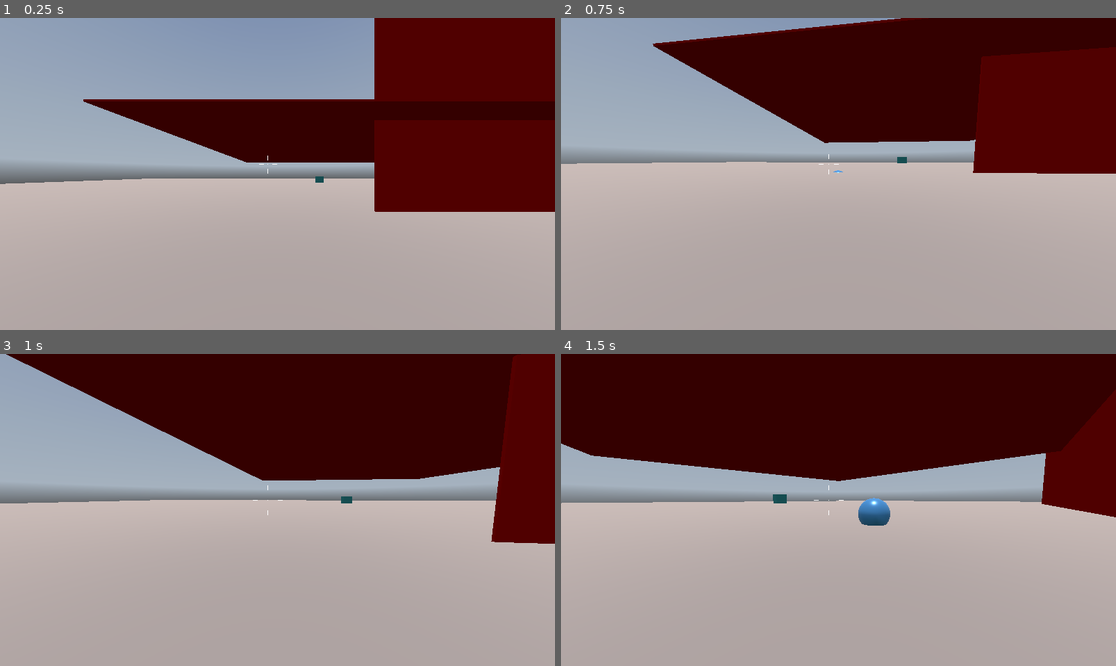
Above: before the commit, frames 1-4 (two rows, left to right).
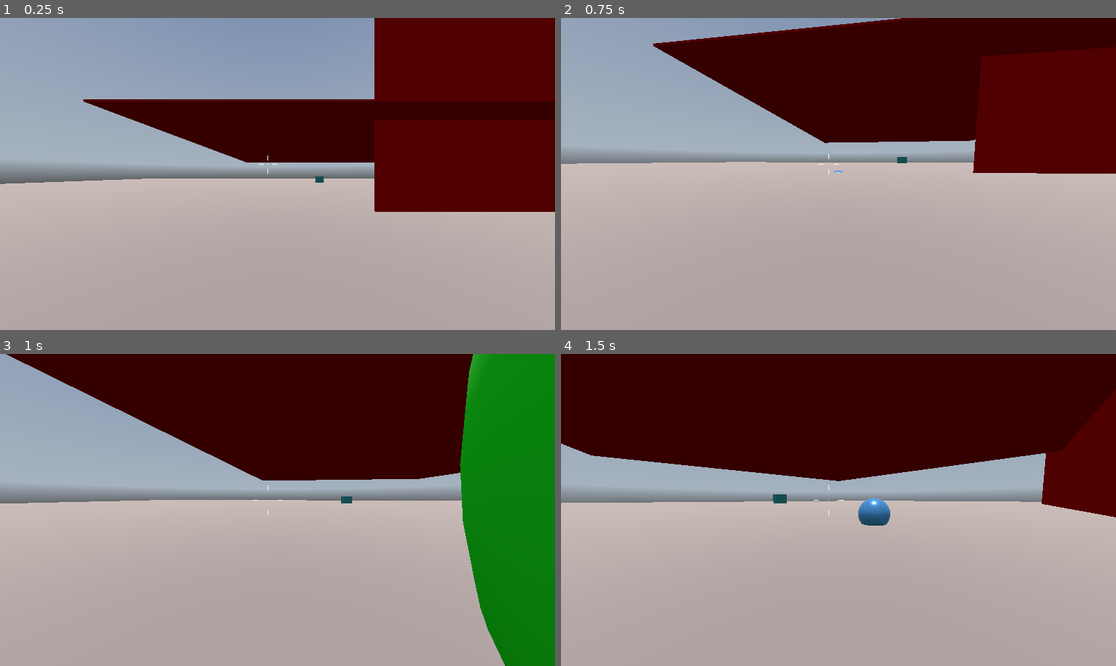
Above: after the commit, the same moments.

Repository: GajaGuerrini/FishFestGame
Game: Godot game, scene res://testingenv.tscn
Same seed, same stepped clock (60 frames per second), same inputs: the game is played once before the commit and once after it. The project has no main scene, so this scene is started directly. A sky picture missing from this copy of the repository is replaced by a grey-blue gradient.
Inputs (mouse positions are in pixels of both pictures, inside the frame that each line leads up to):
- Up to frame 1 (0.25 s): no input
- Up to frame 2 (0.75 s): move the mouse to (832, 180) at 0.52 s; press the mouse at (832, 180) at 0.53 s; hold W (move_forward) from 0.53 s (still down)
- Up to frame 3 (1 s): keep holding W (move_forward); tap Space (jump) at 0.77 s
- Up to frame 4 (1.5 s): keep holding W (move_forward); move the mouse to (877, 513) at 1.27 s; release the mouse at (877, 513) at 1.28 s; click (877, 513) at 1.35 s

Frames 1-2 are identical in both runs. In frame 3, 15% of the frame differs, in the area x 82-100%, y 0-100%; in frame 4, nothing differs.

Commit message:
is making pew pew

Diff:
--- a/controllers/fps_controller.tscn
+++ b/controllers/fps_controller.tscn
@@ -1,8 +1,9 @@
-[gd_scene load_steps=17 format=3 uid="uid://cydxejijcnvuu"]
+[gd_scene load_steps=18 format=3 uid="uid://cydxejijcnvuu"]
 
 [ext_resource type="Script" path="res://controllers/scripts/fps_controller.gd" id="1_25682"]
 [ext_resource type="Script" path="res://controllers/scripts/reticle.gd" id="2_2oukd"]
 [ext_resource type="Script" path="res://controllers/BulletSpawner.gd" id="2_67jw2"]
+[ext_resource type="AudioStream" uid="uid://poljxgrd5etp" path="res://Assets/Audio/Fish_Shooter_SFX_Water_pistol.wav" id="3_ugpig"]
 [ext_resource type="Script" path="res://controllers/scripts/scripts/DebugPanel.gd" id="4_70iqa"]
 [ext_resource type="Script" path="res://controllers/scripts/scripts/State_Machine.gd" id="5_8i03q"]
 [ext_resource type="Script" path="res://controllers/scripts/IdlePlayerState.gd" id="6_0l51m"]
@@ -175,7 +176,7 @@
 "Walking": SubResource("Animation_ol55s")
 }
 
-[node name="FPS_Controller" type="CharacterBody3D" node_paths=PackedStringArray("CAMERA_CONTROLLER", "ANIMATIONPLAYER")]
+[node name="FPS_Controller" type="CharacterBody3D" node_paths=PackedStringArray("CAMERA_CONTROLLER", "ANIMATIONPLAYER") groups=["player"]]
 script = ExtResource("1_25682")
 CAMERA_CONTROLLER = NodePath("CameraController/MainCamera")
 ANIMATIONPLAYER = NodePath("CameraController/cameraAnimation")
@@ -207,6 +208,8 @@
 [node name="AudioStreamPlayer3D" type="AudioStreamPlayer3D" parent="CameraController/MainCamera/BulletSpawner"]
 unique_name_in_owner = true
 transform = Transform3D(1, 0, 0, 0, 1, 0, 0, 0, 1, 0, 0, 0.95646)
+stream = ExtResource("3_ugpig")
+max_polyphony = 30
 
 [node name="UserInterface" type="Control" parent="."]
 layout_mode = 3
--- a/controllers/scripts/fps_controller.gd
+++ b/controllers/scripts/fps_controller.gd
@@ -34,7 +34,7 @@
 func _input(event):
 	if event.is_action_pressed("fire"):
 		spawn_bullet()
-		#$CameraController/MainCamera/BulletSpawner/AudioStreamPlayer3D.play()
+		$CameraController/MainCamera/BulletSpawner/AudioStreamPlayer3D.play()
 	if event.is_action_pressed("exit"):
 		get_tree().quit()
 
--- a/enemy.gd
+++ b/enemy.gd
@@ -16,3 +16,13 @@
 		body.queue_free()
 		queue_free()
 		print("Hit!")
+
+
+func _on_detection_area_body_entered(body):
+	if body.is_in_group("player"):
+		print("Player has been detected", body.name)
+
+
+func _on_detection_area_body_exited(body):
+	print("Player has been lost")
+	pass # Replace with function body.
--- a/enemy.tscn
+++ b/enemy.tscn
@@ -9,10 +9,18 @@
 
 [sub_resource type="CapsuleShape3D" id="CapsuleShape3D_b8kb5"]
 
+[sub_resource type="SphereShape3D" id="SphereShape3D_t7o5f"]
+
+[sub_resource type="SphereMesh" id="SphereMesh_eqbny"]
+
+[sub_resource type="StandardMaterial3D" id="StandardMaterial3D_shxxc"]
+transparency = 1
+albedo_color = Color(0, 1, 0, 1)
+
 [node name="enemy" type="Node3D"]
 script = ExtResource("1_lyidp")
 
-[node name="MeshInstance3D" type="MeshInstance3D" parent="."]
+[node name="enemymesh" type="MeshInstance3D" parent="."]
 mesh = SubResource("CapsuleMesh_pmtrj")
 surface_material_override/0 = SubResource("StandardMaterial3D_nh83w")
 
@@ -24,4 +32,17 @@
 [node name="CollisionShape3D" type="CollisionShape3D" parent="Area3D"]
 shape = SubResource("CapsuleShape3D_b8kb5")
 
+[node name="DetectionArea" type="Area3D" parent="."]
+
+[node name="DetectionCollision" type="CollisionShape3D" parent="DetectionArea"]
+transform = Transform3D(10, 0, 0, 0, 10, 0, 0, 0, 10, 0, 0, 0)
+shape = SubResource("SphereShape3D_t7o5f")
+
+[node name="DetectionShape" type="MeshInstance3D" parent="DetectionArea"]
+transform = Transform3D(10, 0, 0, 0, 10, 0, 0, 0, 10, 0, 0, 0)
+mesh = SubResource("SphereMesh_eqbny")
+surface_material_override/0 = SubResource("StandardMaterial3D_shxxc")
+
 [connection signal="body_entered" from="Area3D" to="." method="_on_area_3d_body_entered"]
+[connection signal="body_entered" from="DetectionArea" to="." method="_on_detection_area_body_entered"]
+[connection signal="body_exited" from="DetectionArea" to="." method="_on_detection_area_body_exited"]
--- /dev/null
+++ b/menu.gd
@@ -0,0 +1,27 @@
+extends Control
+
+
+# Called when the node enters the scene tree for the first time.
+func _ready():
+	pass # Replace with function body.
+
+
+# Called every frame. 'delta' is the elapsed time since the previous frame.
+func _process(delta):
+	pass
+
+
+func _on_start_button_pressed():
+	get_tree().change_scene_to_file("res://testingenv.tscn")
+
+
+func _on_options_button_pressed():
+	pass # Replace with function body.
+
+
+func _on_quit_button_pressed():
+	get_tree().quit()
+
+
+func _on_credits_pressed():
+	pass # Replace with function body.
--- /dev/null
+++ b/menu.tscn
@@ -0,0 +1,77 @@
+[gd_scene load_steps=4 format=3 uid="uid://hayg6xs3p43g"]
+
+[ext_resource type="Script" path="res://menu.gd" id="1_pfga4"]
+[ext_resource type="Texture2D" uid="uid://c6nm7ybxxoxgl" path="res://Assets/Fish/fishbg.png" id="2_56mf1"]
+[ext_resource type="Texture2D" uid="uid://dqho1vvvh7buq" path="res://Assets/Fish/smallfish.png" id="2_xwy7s"]
+
+[node name="Menu" type="Control"]
+layout_mode = 3
+anchors_preset = 15
+anchor_right = 1.0
+anchor_bottom = 1.0
+grow_horizontal = 2
+grow_vertical = 2
+script = ExtResource("1_pfga4")
+
+[node name="TextureRect2" type="TextureRect" parent="."]
+layout_mode = 0
+offset_left = -28.0
+offset_top = -260.0
+offset_right = 2382.0
+offset_bottom = 1900.0
+scale = Vector2(0.5, 0.5)
+texture = ExtResource("2_56mf1")
+
+[node name="VBoxContainer" type="VBoxContainer" parent="."]
+layout_mode = 1
+anchors_preset = 8
+anchor_left = 0.5
+anchor_top = 0.5
+anchor_right = 0.5
+anchor_bottom = 0.5
+offset_left = -97.0
+offset_top = -70.0
+offset_right = 97.0
+offset_bottom = 70.0
+grow_horizontal = 2
+grow_vertical = 2
+
+[node name="StartButton" type="Button" parent="VBoxContainer"]
+layout_mode = 2
+text = "Start (to test)"
+
+[node name="OptionsButton" type="Button" parent="VBoxContainer"]
+layout_mode = 2
+text = "Options (WIP)"
+
+[node name="QuitButton" type="Button" parent="VBoxContainer"]
+layout_mode = 2
+text = "Quit"
+
+[node name="Credits" type="Button" parent="VBoxContainer"]
+layout_mode = 2
+text = "Credits"
+
+[node name="GameJamName" type="Label" parent="."]
+layout_mode = 0
+offset_left = 10.0
+offset_top = 542.0
+offset_right = 401.0
+offset_bottom = 664.0
+theme_override_colors/font_color = Color(0, 0.443137, 1, 1)
+text = "The game was made during:"
+
+[node name="FishFest" type="TextureRect" parent="GameJamName"]
+layout_mode = 2
+offset_left = 5.0
+offset_top = 29.0
+offset_right = 611.0
+offset_bottom = 291.0
+grow_vertical = 0
+scale = Vector2(0.25, 0.25)
+texture = ExtResource("2_xwy7s")
+
+[connection signal="pressed" from="VBoxContainer/StartButton" to="." method="_on_start_button_pressed"]
+[connection signal="pressed" from="VBoxContainer/OptionsButton" to="." method="_on_options_button_pressed"]
+[connection signal="pressed" from="VBoxContainer/QuitButton" to="." method="_on_quit_button_pressed"]
+[connection signal="pressed" from="VBoxContainer/Credits" to="." method="_on_credits_pressed"]
Not shown: 1 places in enemy.tscn that only renumber resources
